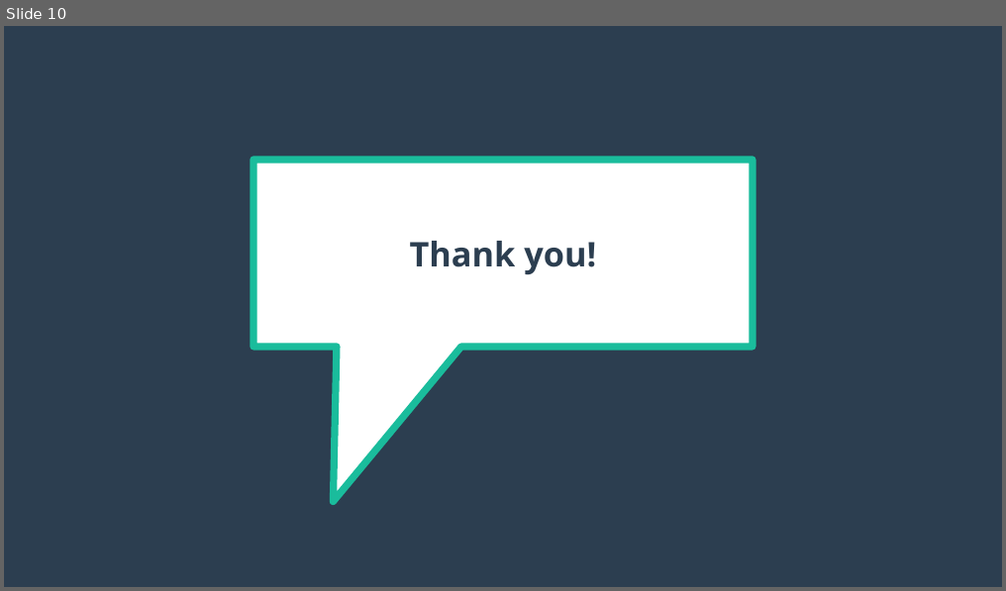
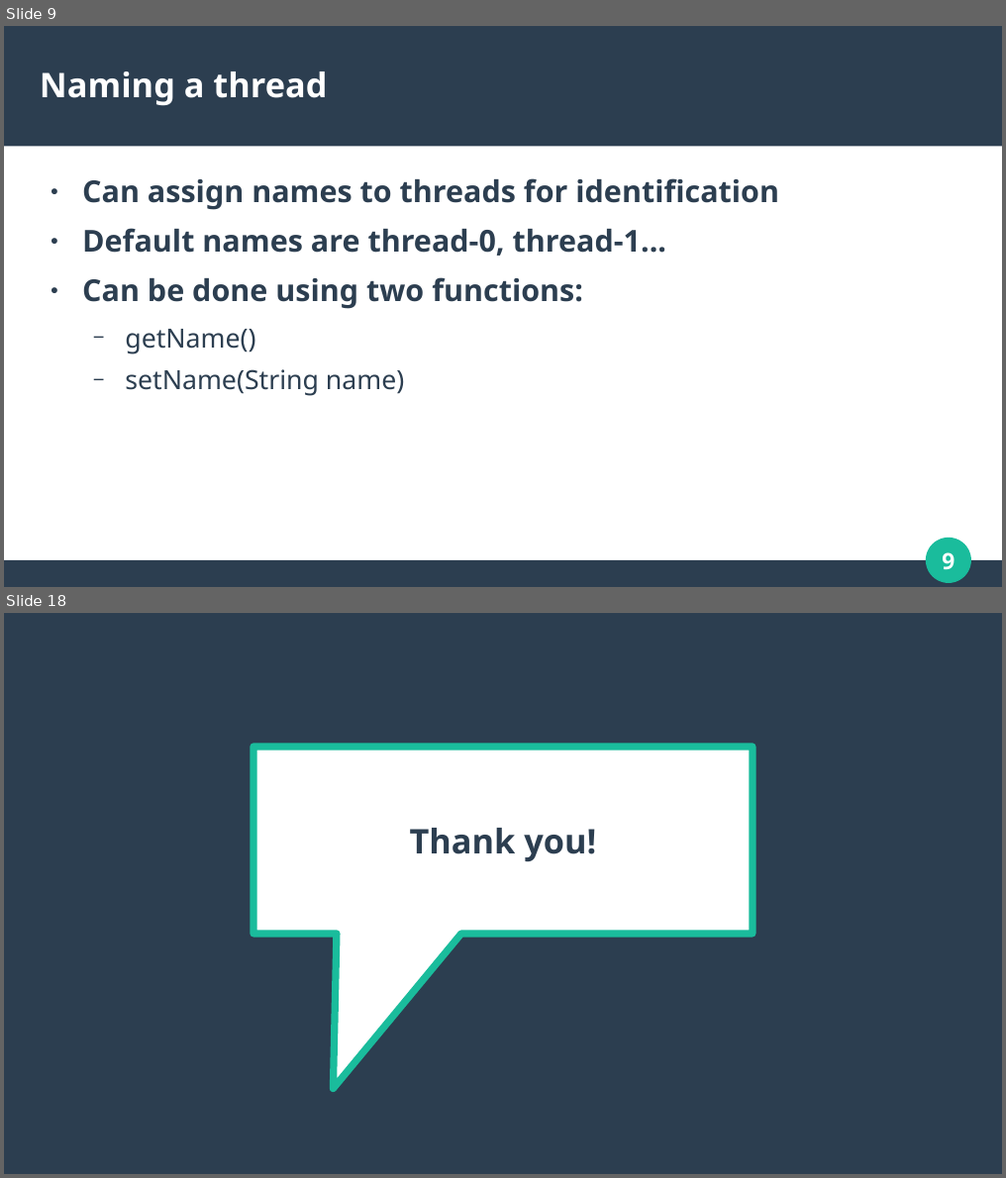
Before and after one commit to Abhishek-Kuvalekar/multithreading-java, a slide deck: Presentation.odp. Shown one above the other, each under a label of ours: slide 10 before the commit, slides 9 and 18 after it; the slides between them are not shown. The pictures are 1006x591 and 1006x1178 pixels, drawn with LibreOffice and Linux fonts; fonts in the diff are those of the drawing. Boxes give left, top, right and bottom in pixels: in the first picture for what was removed or moved away, otherwise in the second. Text is boxed around its words. In the diff, an @@ line names an element or a change of style, - is before the commit and + after.

```diff
--- a/Presentation.odp
+++ b/Presentation.odp
@@ slide 9 added at [4,26,1002,587], background #FFFFFF @@
@@ rectangle added at [4,26,1002,147], fill #2C3E50 @@
@@ title added at [40,72,327,106], 27 pt, text #FFFFFF, bold @@
+Naming a thread
@@ text added at [82,178,779,396], 24 pt, text #2C3E50, bold @@
+● Can assign names to threads for identification
+● Default names are thread-0, thread-1...
+● Can be done using two functions:
+  − getName()
+  − setName(String name)
@@ ellipse added at [927,539,971,583], fill #1ABC9C, outline #1ABC9C 0.85 pt @@
@@ page number added at [942,553,954,570], 18 pt, text #FFFFFF, bold @@
+9
@@ rectangle added at [4,562,1002,587], fill #2C3E50 @@
@@ what was slide 10 is now slide 18 @@
```
Also in this commit, not shown: 1 slide changed, 8 other slides added, 1 slide removed, 6 other files.
